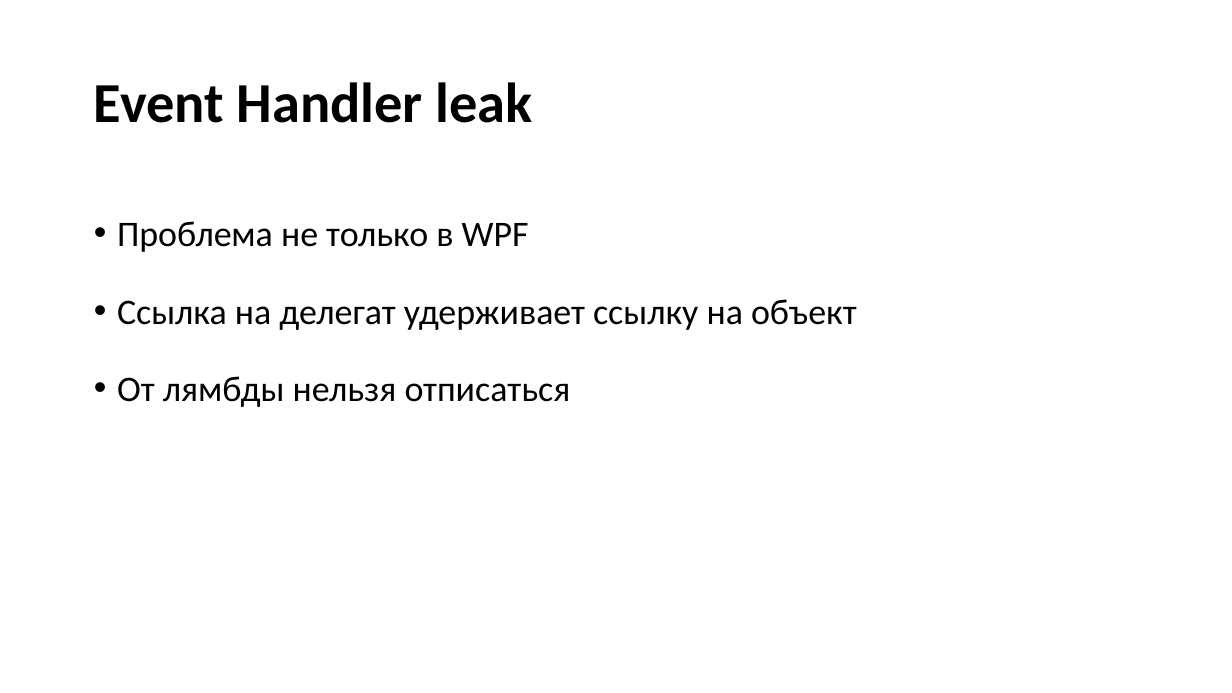
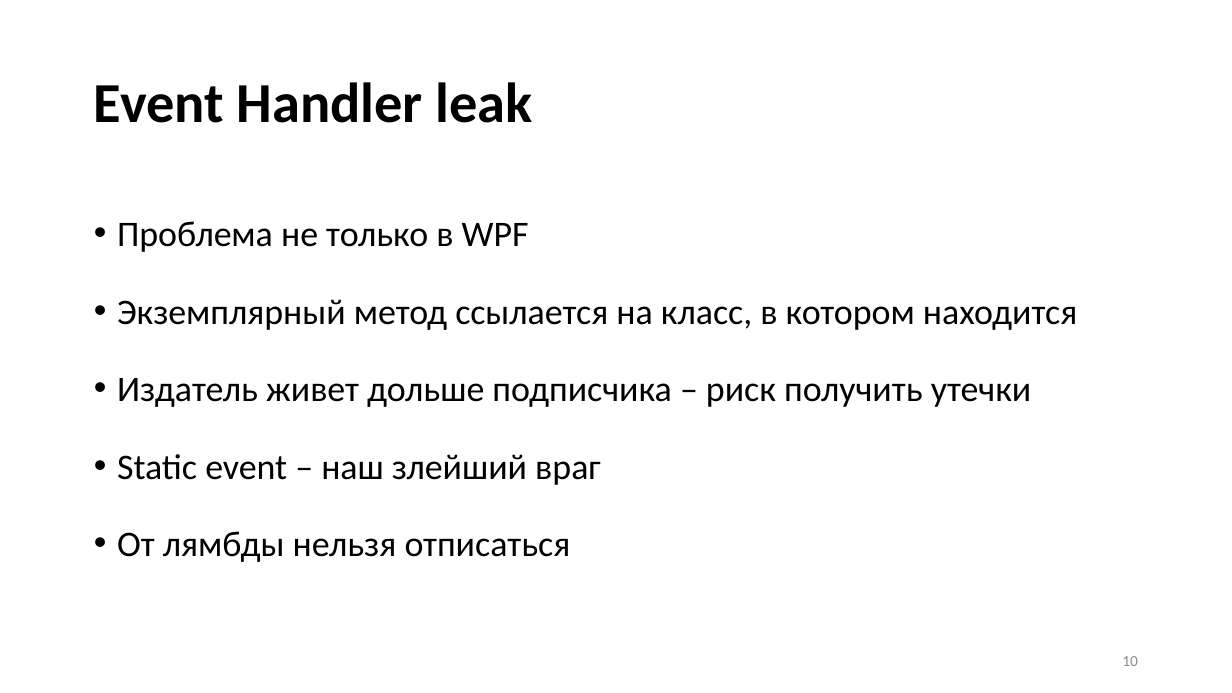
Before and after one commit to Talrandel/MemoryLeak, a slide deck: slide 10 of Утечки памяти.pptx. Drawn at 1232x693 pixels with LibreOffice and Linux fonts; fonts in the diff are those of the drawing. Boxes give left, top, right and bottom in pixels: in the first picture for what was removed or moved away, otherwise in the second. Text is boxed around its words. In the diff, an @@ line names an element or a change of style, - is before the commit and + after.

```diff
--- a/Утечки памяти.pptx
+++ b/Утечки памяти.pptx
@@ text at <box>117,299,1077,485</box>: text changed @@
-• Ссылка на делегат удерживает ссылку на объект
+• Экземплярный метод ссылается на класс, в котором находится
+• Издатель живет дольше подписчика – риск получить утечки
+• Static event – наш злейший враг
@@ page number added at <box>1122,656,1138,666</box>, 12 pt, text #8C8C8C @@
+10
```
Also in this commit, not shown: 18 other slides changed, 3 slides added, 1 slide removed.
